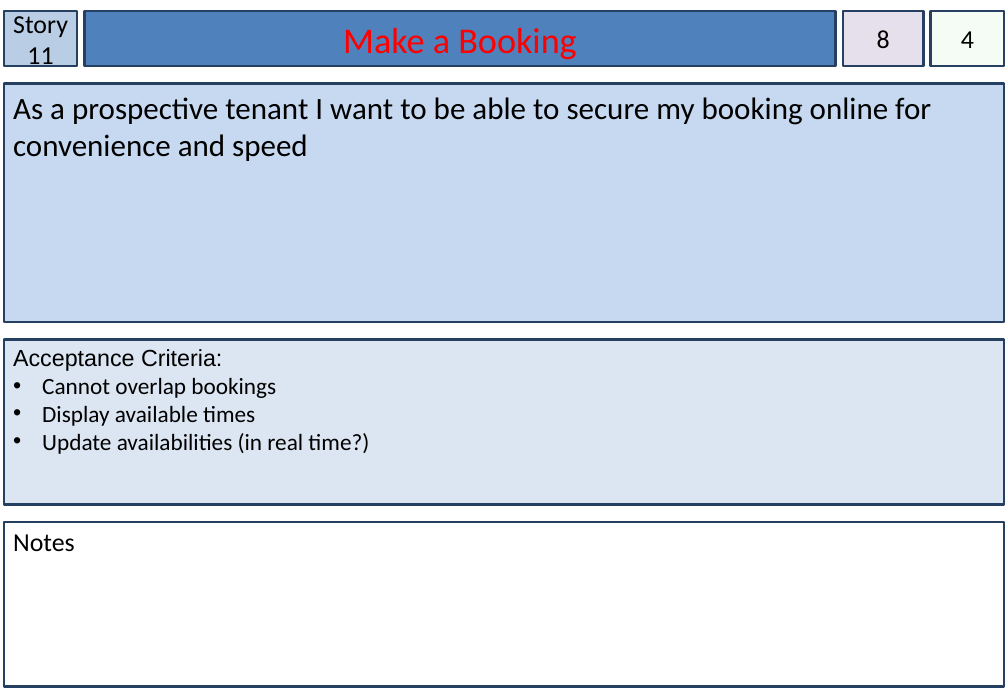
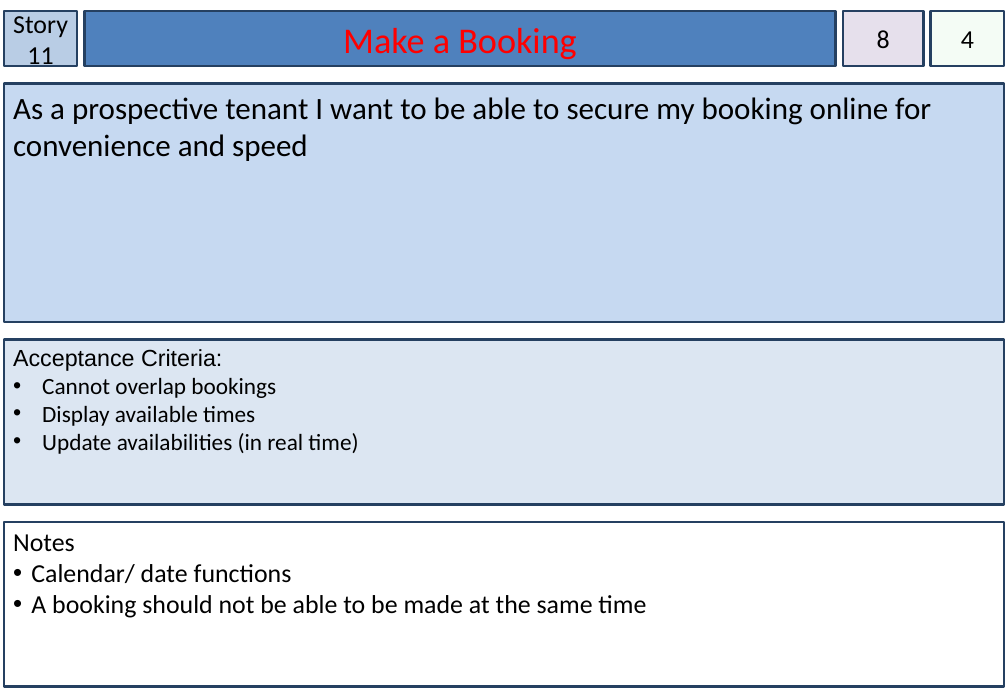
Before and after one commit to cshor24/IFB299-Group-26---Property-Management, a slide deck: slide 13 of Story Cards version a million.pptx. Drawn at 1008x698 pixels with LibreOffice and Linux fonts; fonts in the diff are those of the drawing. Boxes give left, top, right and bottom in pixels: in the first picture for what was removed or moved away, otherwise in the second. Text is boxed around its words. In the diff, an @@ line names an element or a change of style, - is before the commit and + after.

```diff
--- a/Story Cards version a million.pptx
+++ b/Story Cards version a million.pptx
@@ text in rectangle at (42, 433, 358, 454): text changed @@
-• Update availabilities (in real time?)
+• Update availabilities (in real time)
@@ text in rectangle at (31, 564, 646, 618): paragraphs added @@
+• Calendar/ date functions
+• A booking should not be able to be made at the same time
```
Also in this commit, not shown: 14 other slides changed.
